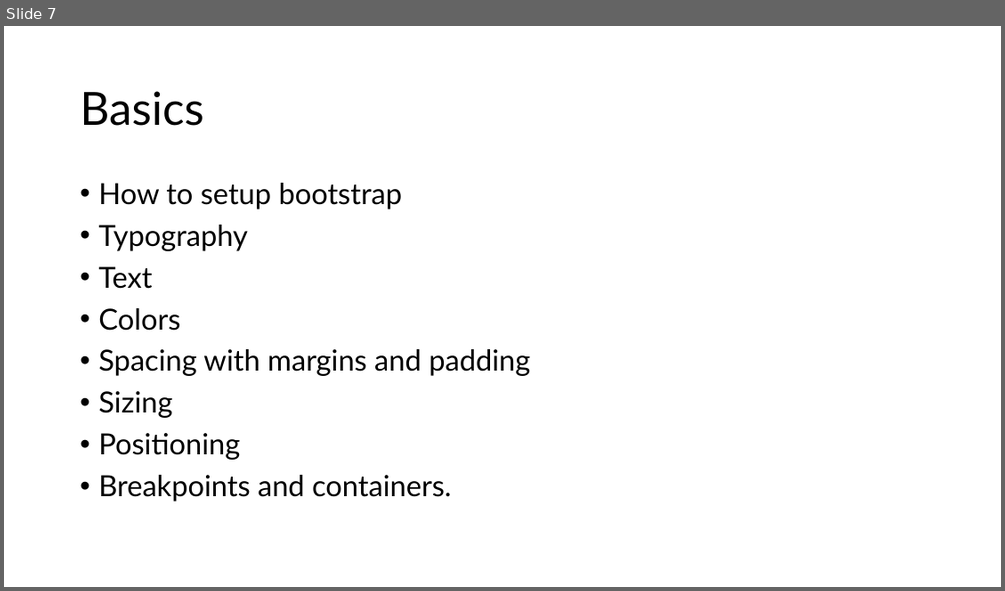
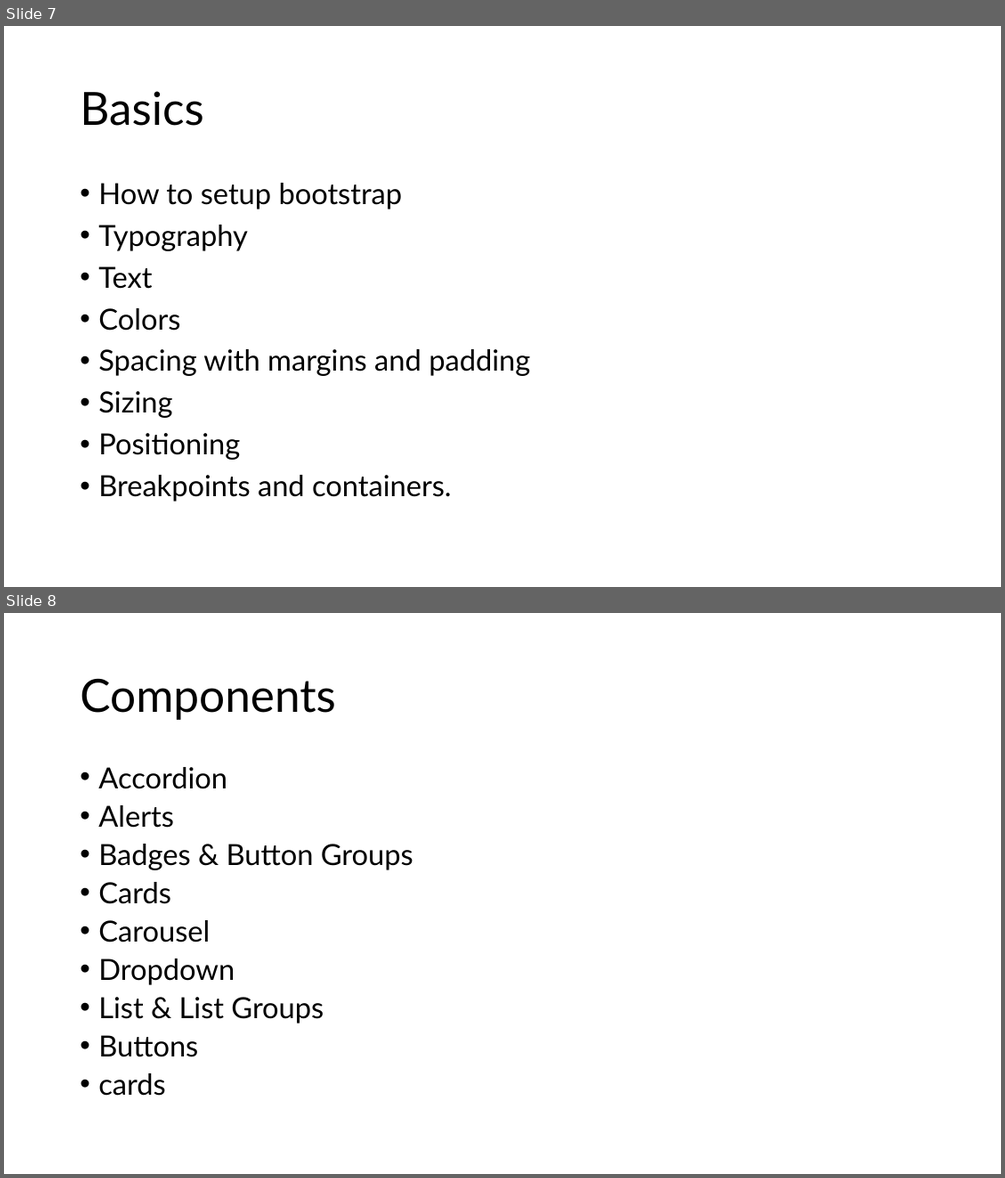
Before and after one commit to PiyushChaturvedii/Batch06, a slide deck: BootStrap/BootStrap.pptx. Shown one above the other, each under a label of ours: slide 7 before the commit, slides 7 and 8 after it. The pictures are 1005x591 and 1005x1178 pixels, drawn with LibreOffice and Linux fonts; fonts in the diff are those of the drawing. Boxes give left, top, right and bottom in pixels: in the first picture for what was removed or moved away, otherwise in the second. Text is boxed around its words. In the diff, an @@ line names an element or a change of style, - is before the commit and + after.

```diff
--- a/BootStrap/BootStrap.pptx
+++ b/BootStrap/BootStrap.pptx
@@ slide 8 added at [4,613,1001,1174], background #FFFFFF @@
@@ title added at [80,678,336,720], 44 pt, text #000000 @@
+Components
@@ text added at [98,767,413,1095], 28 pt, text #000000 @@
+• Accordion
+• Alerts
+• Badges & Button Groups
+• Cards
+• Carousel
+• Dropdown
+• List & List Groups
+• Buttons
+• cards
```
Also in this commit, not shown: 1 other slide added, 19 other files.
